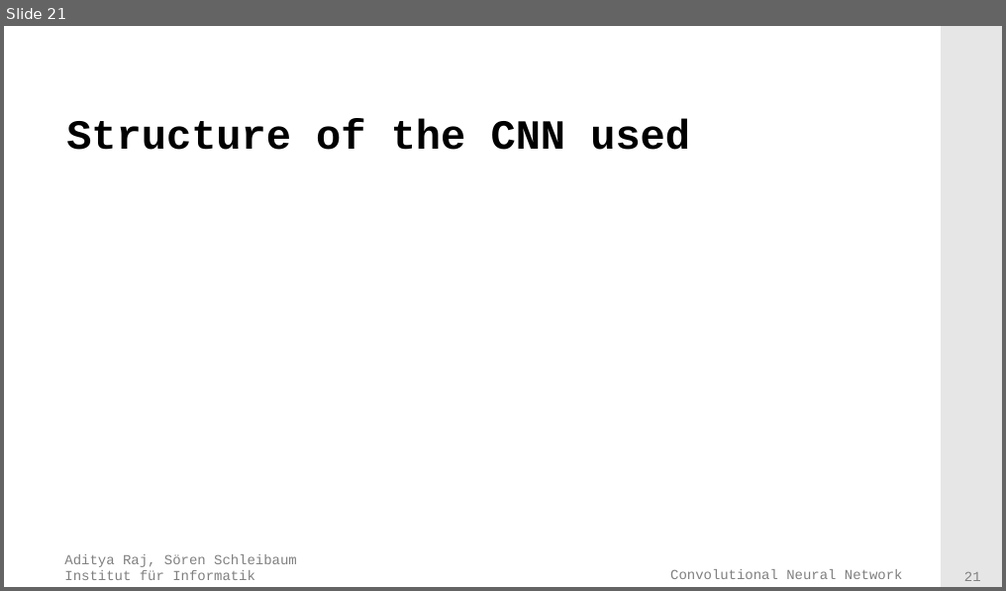
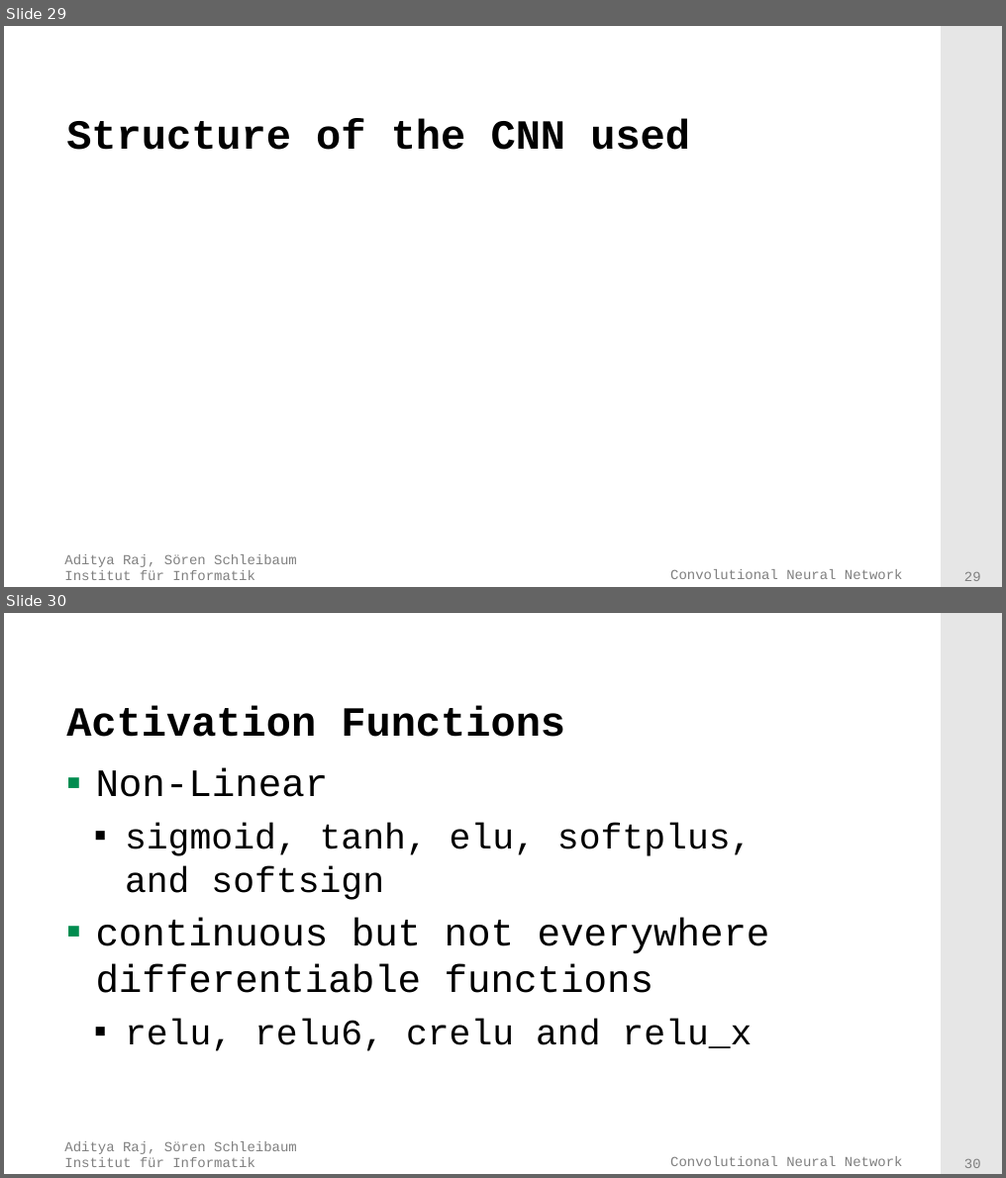
Before and after one commit to adityaraj52/ConvNet, a slide deck: PresentationsAndTalk/Presentation.pptx. Shown one above the other, each under a label of ours: slide 21 before the commit, slides 29 and 30 after it. The pictures are 1006x591 and 1006x1178 pixels, drawn with LibreOffice and Linux fonts; fonts in the diff are those of the drawing; background and template pictures are left out. Boxes give left, top, right and bottom in pixels: in the first picture for what was removed or moved away, otherwise in the second. Text is boxed around its words. In the diff, an @@ line names an element or a change of style, - is before the commit and + after.

```diff
--- a/PresentationsAndTalk/Presentation.pptx
+++ b/PresentationsAndTalk/Presentation.pptx
@@ slide 30 added at box(4, 613, 1002, 1174), background #FFFFFF; not listed: 4 template elements that a slide beside it also shows @@
@@ title added at box(66, 705, 565, 737), 30 pt, text #000000, bold @@
+Activation Functions
@@ text added at box(96, 768, 770, 1052), 26 pt, text #000000 @@
+▪ Non-Linear
+  ▪ sigmoid, tanh, elu, softplus, and softsign
+▪ continuous but not everywhere differentiable functions
+  ▪ relu, relu6, crelu and relu_x
@@ what was slide 21 is now slide 29 @@
@@ page number at box(964, 572, 981, 581): text changed @@
-21
+29
```
Also in this commit, not shown: 2 slides changed, 10 other slides added, 1 slide removed.
